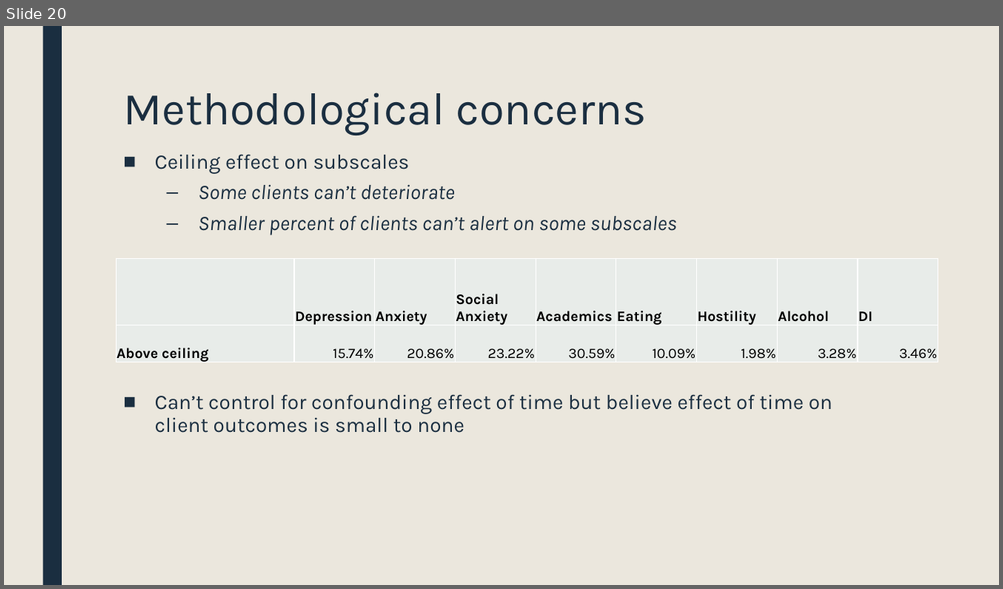
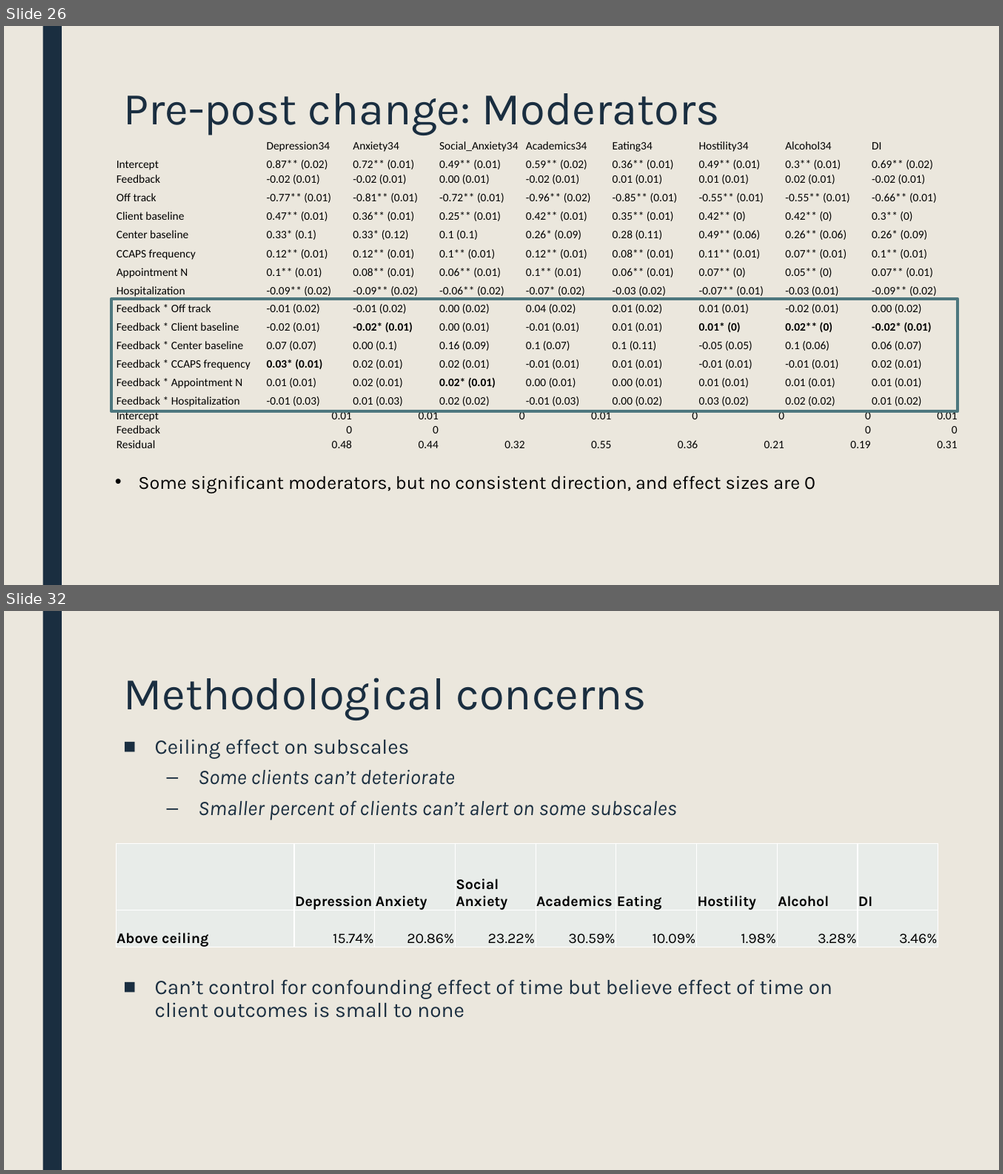
Before and after one commit to rbjanis/Dissertation, a slide deck: presentations/proposal/dissertation-proposal.pptx. Shown one above the other, each under a label of ours: slide 20 before the commit, slides 26 and 32 after it; the slides between them are not shown. The pictures are 1003x589 and 1003x1174 pixels, drawn with LibreOffice and Linux fonts; fonts in the diff are those of the drawing. Boxes give left, top, right and bottom in pixels: in the first picture for what was removed or moved away, otherwise in the second. Text is boxed around its words. In the diff, an @@ line names an element or a change of style, - is before the commit and + after.

```diff
--- a/presentations/proposal/dissertation-proposal.pptx
+++ b/presentations/proposal/dissertation-proposal.pptx
@@ slide 26 added at box(4, 26, 999, 585), background #EBE7DD; not listed: 1 template element that a slide beside it also shows @@
@@ title added at box(123, 93, 719, 136), 44 pt, text #1A2E40 @@
+Pre-post change: Moderators
@@ table added at box(116, 135, 959, 452), 18 rows, 9 columns @@
+ | Depression34 | Anxiety34 | Social_Anxiety34 | Academics34 | Eating34 | Hostility34 | Alcohol34 | DI
+Intercept | 0.87** (0.02) | 0.72** (0.01) | 0.49** (0.01) | 0.59** (0.02) | 0.36** (0.01) | 0.49** (0.01) | 0.3** (0.01) | 0.69** (0.02)
+Feedback | -0.02 (0.01) | -0.02 (0.01) | 0.00 (0.01) | -0.02 (0.01) | 0.01 (0.01) | 0.01 (0.01) | 0.02 (0.01) | -0.02 (0.01)
+Off track | -0.77** (0.01) | -0.81** (0.01) | -0.72** (0.01) | -0.96** (0.02) | -0.85** (0.01) | -0.55** (0.01) | -0.55** (0.01) | -0.66** (0.01)
+Client baseline | 0.47** (0.01) | 0.36** (0.01) | 0.25** (0.01) | 0.42** (0.01) | 0.35** (0.01) | 0.42** (0) | 0.42** (0) | 0.3** (0)
+Center baseline | 0.33* (0.1) | 0.33* (0.12) | 0.1 (0.1) | 0.26* (0.09) | 0.28 (0.11) | 0.49** (0.06) | 0.26** (0.06) | 0.26* (0.09)
+CCAPS frequency | 0.12** (0.01) | 0.12** (0.01) | 0.1** (0.01) | 0.12** (0.01) | 0.08** (0.01) | 0.11** (0.01) | 0.07** (0.01) | 0.1** (0.01)
+Appointment N | 0.1** (0.01) | 0.08** (0.01) | 0.06** (0.01) | 0.1** (0.01) | 0.06** (0.01) | 0.07** (0) | 0.05** (0) | 0.07** (0.01)
+Hospitalization | -0.09** (0.02) | -0.09** (0.02) | -0.06** (0.02) | -0.07* (0.02) | -0.03 (0.02) | -0.07** (0.01) | -0.03 (0.01) | -0.09** (0.02)
+Feedback * Off track | -0.01 (0.02) | -0.01 (0.02) | 0.00 (0.02) | 0.04 (0.02) | 0.01 (0.02) | 0.01 (0.01) | -0.02 (0.01) | 0.00 (0.02)
+Feedback * Client baseline | -0.02 (0.01) | -0.02* (0.01) | 0.00 (0.01) | -0.01 (0.01) | 0.01 (0.01) | 0.01* (0) | 0.02** (0) | -0.02* (0.01)
+Feedback * Center baseline | 0.07 (0.07) | 0.00 (0.1) | 0.16 (0.09) | 0.1 (0.07) | 0.1 (0.11) | -0.05 (0.05) | 0.1 (0.06) | 0.06 (0.07)
+Feedback * CCAPS frequency | 0.03* (0.01) | 0.02 (0.01) | 0.02 (0.01) | -0.01 (0.01) | 0.01 (0.01) | -0.01 (0.01) | -0.01 (0.01) | 0.02 (0.01)
+Feedback * Appointment N | 0.01 (0.01) | 0.02 (0.01) | 0.02* (0.01) | 0.00 (0.01) | 0.00 (0.01) | 0.01 (0.01) | 0.01 (0.01) | 0.01 (0.01)
+Feedback * Hospitalization | -0.01 (0.03) | 0.01 (0.03) | 0.02 (0.02) | -0.01 (0.03) | 0.00 (0.02) | 0.03 (0.02) | 0.02 (0.02) | 0.01 (0.02)
+Intercept | 0.01 | 0.01 | 0 | 0.01 | 0 | 0 | 0 | 0.01
+Feedback | 0 | 0 |  |  |  |  | 0 | 0
+Residual | 0.48 | 0.44 | 0.32 | 0.55 | 0.36 | 0.21 | 0.19 | 0.31
@@ rectangle added at box(111, 299, 958, 411), outline #4E777F 2.75 pt @@
@@ text added at box(138, 476, 815, 494), 18 pt, text #000000 @@
+• Some significant moderators, but no consistent direction, and effect sizes are 0
@@ what was slide 20 is now slide 32 @@
```
Also in this commit, not shown: 10 slides changed, 11 other slides added.
